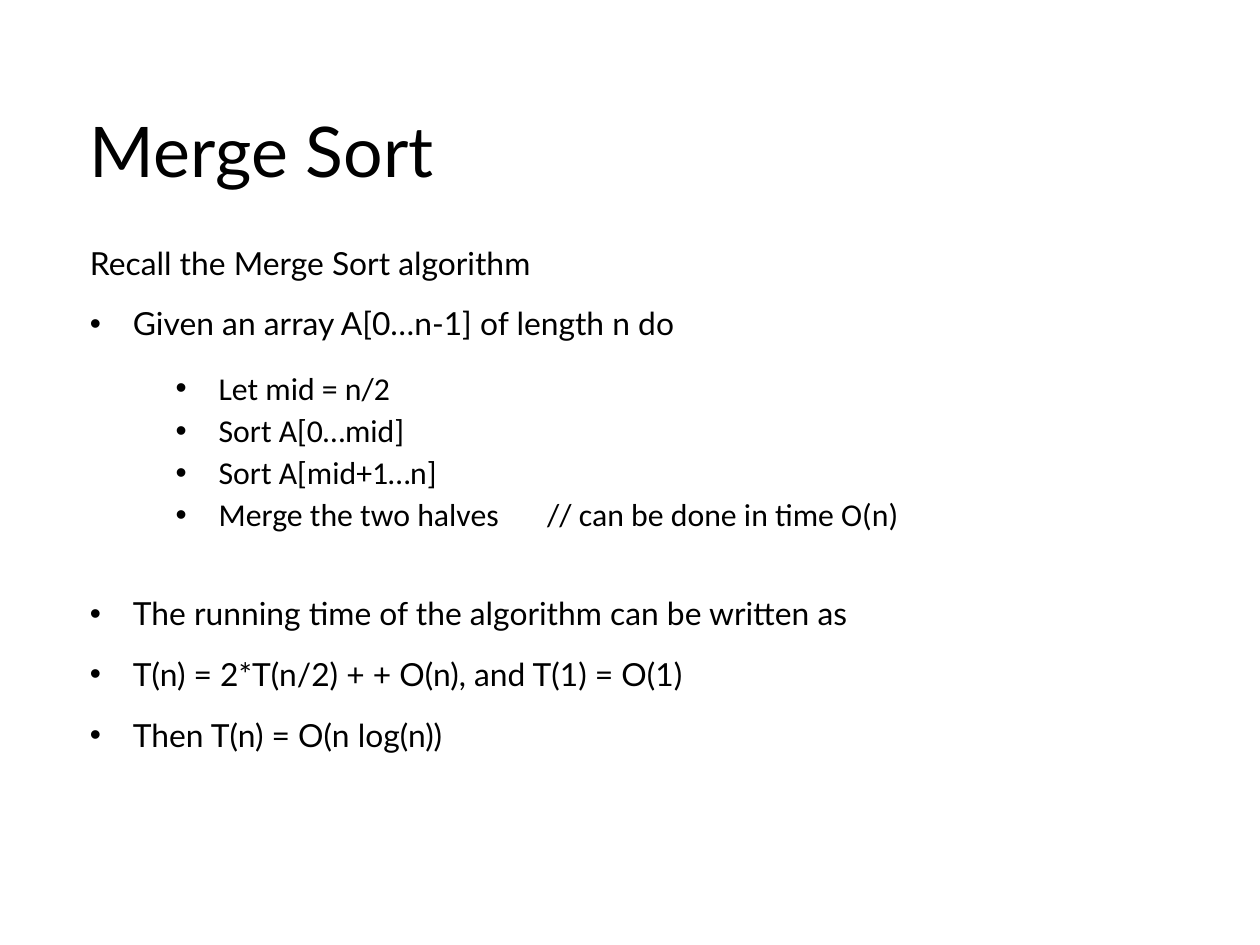
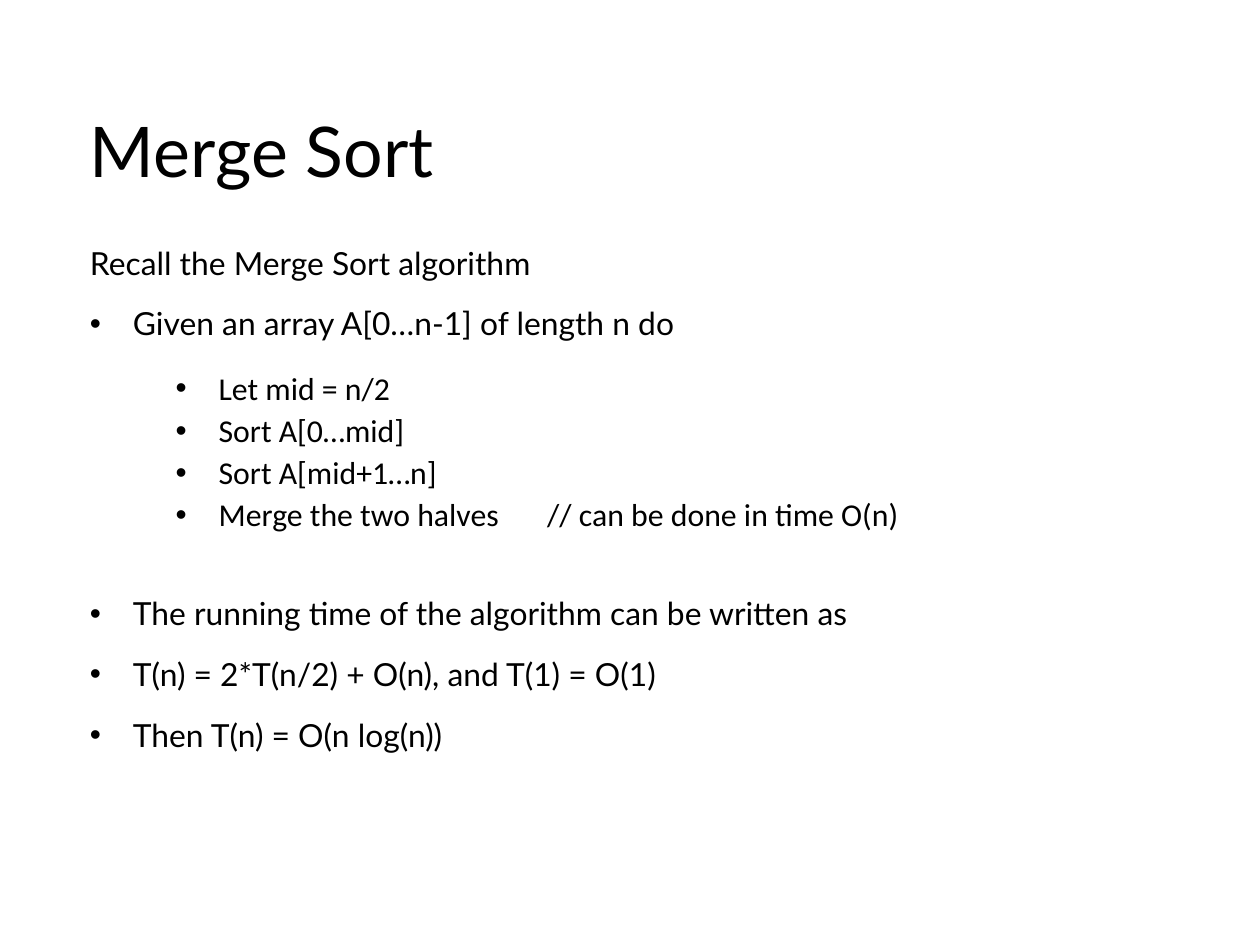
Before and after one commit to nathanesau-academic/cmpt225, a slide deck: slide 12 of lectures/Lecture13/CMPT225-Lecture13.pptx (slide 6 before the commit). Drawn at 1260x945 pixels with LibreOffice and Linux fonts; fonts in the diff are those of the drawing; background and template pictures are left out. Boxes give left, top, right and bottom in pixels: in the first picture for what was removed or moved away, otherwise in the second. Text is boxed around its words. In the diff, an @@ line names an element or a change of style, - is before the commit and + after.

```diff
--- a/lectures/Lecture13/CMPT225-Lecture13.pptx
+++ b/lectures/Lecture13/CMPT225-Lecture13.pptx
@@ text at [133, 661, 656, 691]: text changed @@
-• T(n) = 2*T(n/2) + + O(n), and T(1) = O(1)
+• T(n) = 2*T(n/2) + O(n), and T(1) = O(1)
```
Also in this commit, not shown: 4 other slides changed, 1 slide added, 10 other files.
